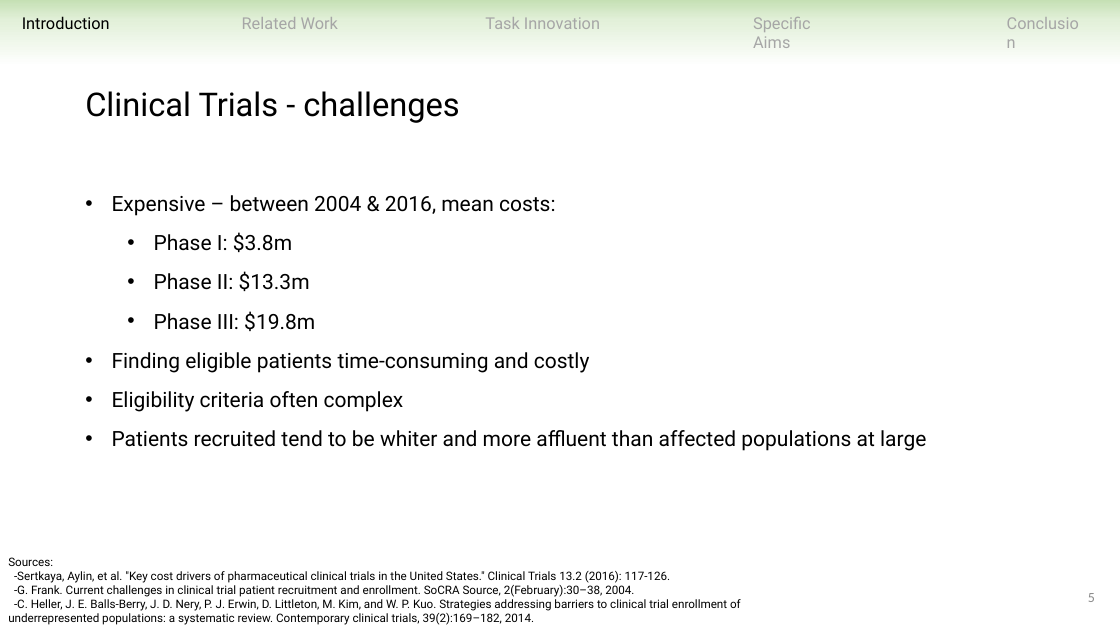
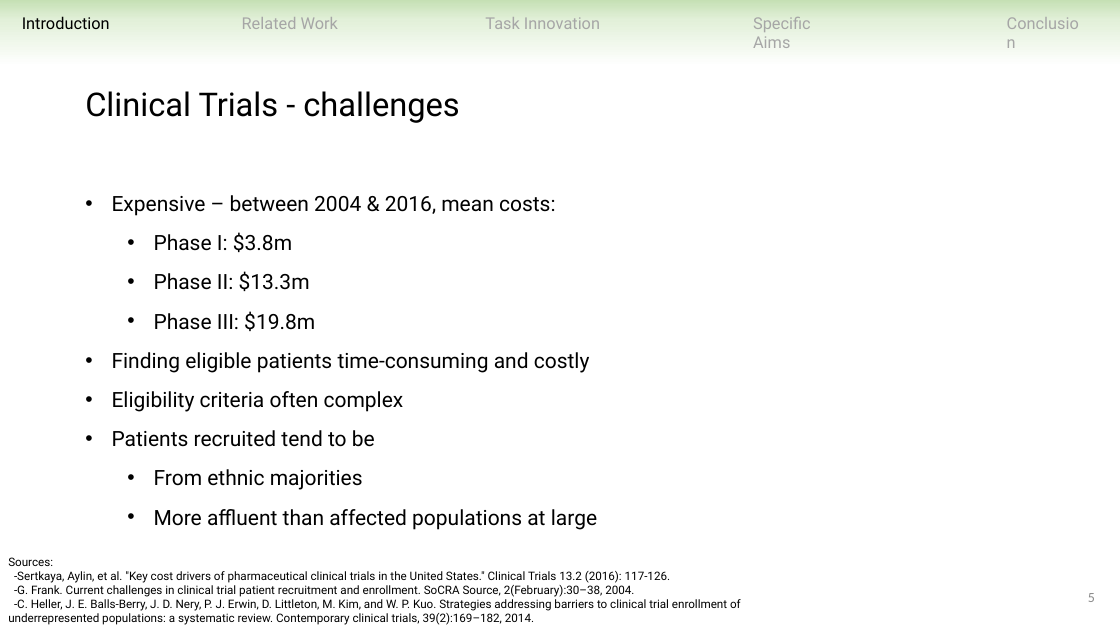
Before and after one commit to ndobb/dissertation, a slide deck: slide 5 of 4_general_exam/presentation/nic_dobbins_general_exam.pptx. Drawn at 1120x630 pixels with LibreOffice and Linux fonts; fonts in the diff are those of the drawing. Boxes give left, top, right and bottom in pixels: in the first picture for what was removed or moved away, otherwise in the second. Text is boxed around its words. In the diff, an @@ line names an element or a change of style, - is before the commit and + after.

```diff
--- a/4_general_exam/presentation/nic_dobbins_general_exam.pptx
+++ b/4_general_exam/presentation/nic_dobbins_general_exam.pptx
@@ text at (112,430,597,530): text changed @@
-• Patients recruited tend to be whiter and more affluent than affected populations at large
+• Patients recruited tend to be
+  • From ethnic majorities
+  • More affluent than affected populations at large
```
Also in this commit, not shown: 21 other slides changed, 3 slides added, 1 slide removed.
